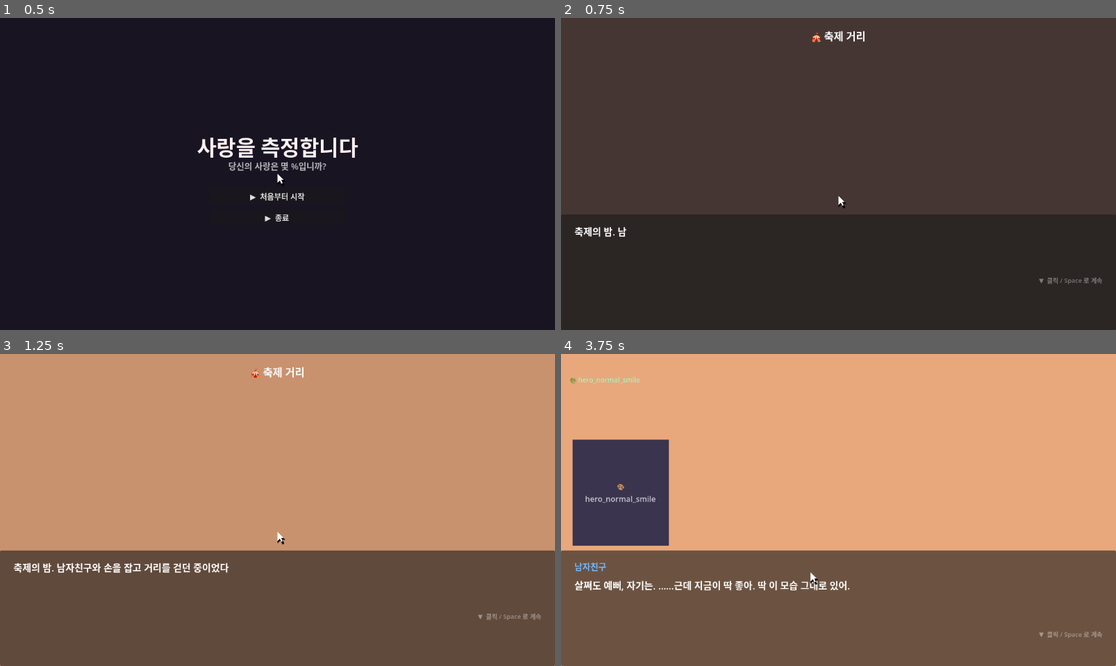
Above: before the commit, frames 1-4 (two rows, left to right).
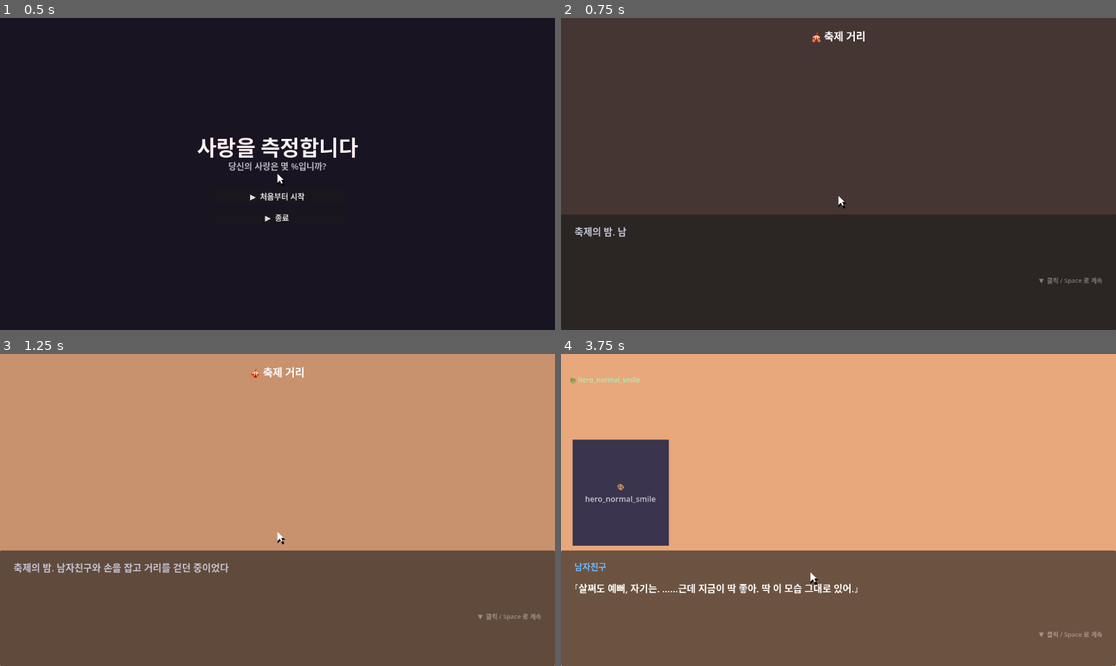
Above: after the commit, the same moments.

Repository: yellyB/game-65percnt
Game: Godot game, scene res://scenes/Main.tscn
Same seed, same stepped clock (60 frames per second), same inputs: the game is played once before the commit and once after it.
Inputs (mouse positions are in pixels of both pictures, inside the frame that each line leads up to):
- Up to frame 1 (0.5 s): no input
- Up to frame 2 (0.75 s): click "▶ 처음부터 시작" at 0.5 s
- Up to frame 3 (1.25 s): no input
- Up to frame 4 (3.75 s): tap Enter (ui_accept) at 1.25, 1.52, 2, 2.27 s; move the mouse to (960, 494) at 1.27 s; hold Right 1.28-2.03 s; tap Space at 1.35 s; click (960, 494) at 1.42 s; move the mouse to (727, 525) at 2.02 s; hold Left 2.03-2.78 s; tap 0 at 2.1 s; click (727, 525) at 2.17 s; move the mouse to (894, 441) at 2.77 s; hold Right from 2.78 s (still down); tap 9 at 2.85 s; click (894, 441) at 2.92 s; move the mouse to (810, 572) at 3.52 s; tap Backspace at 3.6 s; click (810, 572) at 3.67 s

Frame 1 is identical in both runs. In frame 2, 0.1% of the frame differs, in the area x 2-12%, y 67-71%; in frame 3, 0.5%; in frame 4, 1.1%, in the area x 2-54%, y 72-77%.

Commit message:
대사/나레이션 시각 구분: 대사는 「」+밝게, 나레이션은 흐린 회색
DialogueManager에서 화자 유무로 스타일 분기.
- 이름 있는 대사: 밝은 흰색 + 「」 자동 감쌈 (이미 따옴표면 유지)
- 나레이션(이름 없음): 흐린 회색, 따옴표 없음
- SYSTEM: 대사색이되 따옴표 없음(기계 안내)
say/say_choices 모두 적용.

Co-Authored-By: Claude Opus 4.8 (1M context) <noreply@anthropic.com>

Diff:
--- a/godot/scripts/DialogueManager.gd
+++ b/godot/scripts/DialogueManager.gd
@@ -30,6 +30,9 @@
 var _reveal := 0.0
 var _last_tick := 0
 const TYPE_CPS := 45.0    # 초당 글자 수
+const NARRATION_COL := Color(0.76, 0.76, 0.82)   # 나레이션: 흐린 회색
+const SPEECH_COL := Color(1, 1, 1)               # 대사: 밝은 흰색
+var _quote_lines := false   # 이번 화자가 소리 내어 말하는가 → 「」로 감쌈
 
 var _cursor_root: Node2D   # 소프트웨어 커서 (OS 커서가 안 그려지는 macOS 이슈 회피)
 
@@ -200,6 +203,7 @@
 	_name.text = speaker
 	_name.modulate = name_color
 	_name.visible = speaker != ""
+	_apply_speaker_style(speaker)
 	_clear_choices()
 	_choices.visible = false
 	_hint.visible = true
@@ -212,10 +216,27 @@
 		_finish()
 		return
 	_full_text = str(_queue.pop_front())
+	if _quote_lines:
+		_full_text = _wrap_quotes(_full_text)
 	_reveal = 0.0
 	_last_tick = 0
 	_typing = true
 	_text.text = ""
+
+## 나레이션(이름 없음)=흐린 회색·따옴표 X, 대사=밝은 흰색·「」. SYSTEM은 대사색이되 따옴표 X.
+func _apply_speaker_style(speaker: String) -> void:
+	var is_narration := speaker == ""
+	_text.modulate = NARRATION_COL if is_narration else SPEECH_COL
+	_quote_lines = (not is_narration) and speaker != String(Loc.t("spk_system"))
+
+func _wrap_quotes(s: String) -> String:
+	var t := s.strip_edges()
+	if t.is_empty():
+		return s
+	var c := t.substr(0, 1)
+	if c in ["「", "『", "\"", "“", "”", "'"]:
+		return s   # 이미 따옴표로 시작하면 그대로
+	return "「" + s + "」"
 
 ## 타이핑 중이면 즉시 전체 표시, 아니면 다음 줄
 func _advance_or_skip() -> void:
@@ -235,7 +256,8 @@
 	_name.text = speaker
 	_name.modulate = name_color
 	_name.visible = speaker != ""
-	_text.text = prompt
+	_apply_speaker_style(speaker)
+	_text.text = _wrap_quotes(prompt) if _quote_lines else prompt
 	_hint.visible = false
 	_clear_choices()
 	for i in options.size():
